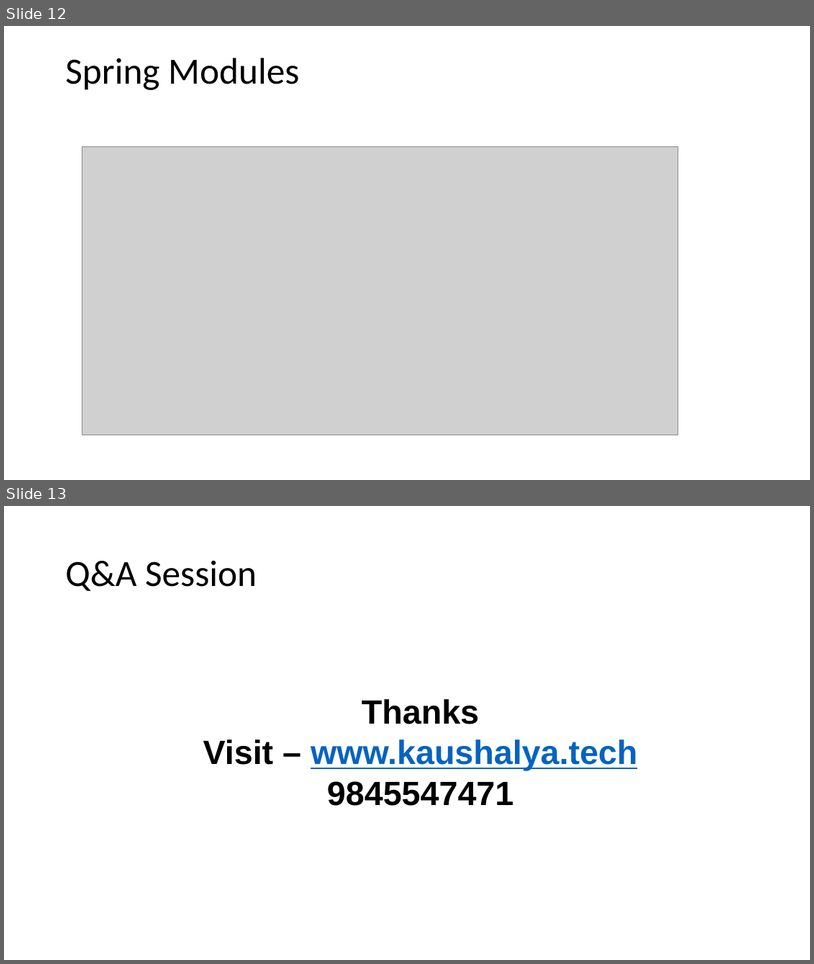
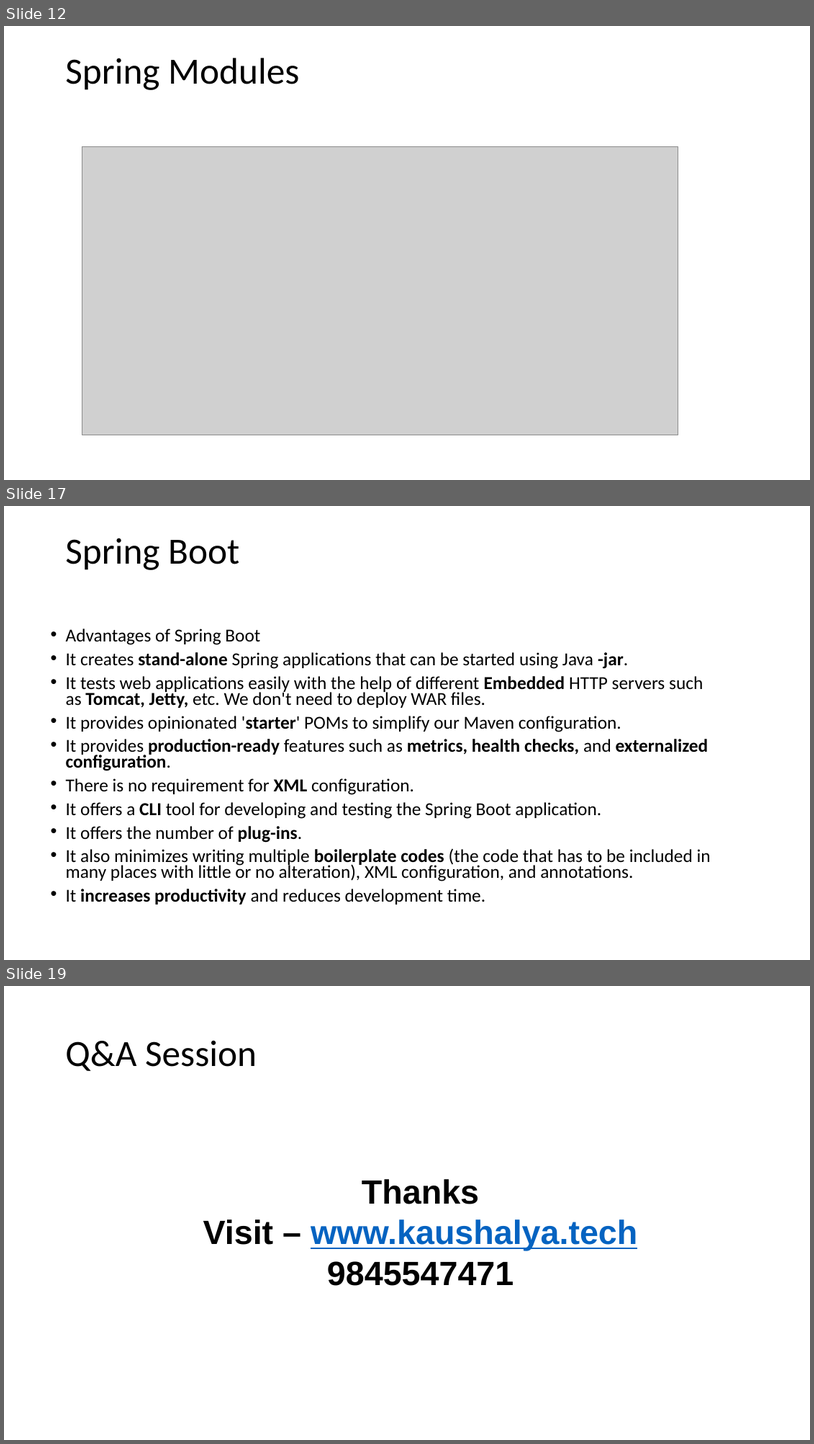
Before and after one commit to raghuprasadks/acharyafullstackfdp, a slide deck: day2/Spring.pptx. Shown one above the other, each under a label of ours: slides 12 and 13 before the commit, slides 12, 17 and 19 after it; the slides between them are not shown. The pictures are 814x964 and 814x1444 pixels, drawn with LibreOffice and Linux fonts; fonts in the diff are those of the drawing; grey boxes stand for pictures. Boxes give left, top, right and bottom in pixels: in the first picture for what was removed or moved away, otherwise in the second. Text is boxed around its words. In the diff, an @@ line names an element or a change of style, - is before the commit and + after.

```diff
--- a/day2/Spring.pptx
+++ b/day2/Spring.pptx
@@ slide 17 added at bbox=[4, 506, 810, 960], background #FFFFFF @@
@@ title added at bbox=[65, 538, 239, 570], 44 pt, text #000000 @@
+Spring Boot
@@ text added at bbox=[66, 628, 711, 904], 21.7 pt, text #000000 @@
+• Advantages of Spring Boot
+• It creates stand-alone Spring applications that can be started using Java -jar.
+• It tests web applications easily with the help of different Embedded HTTP servers such as Tomcat, Jetty, etc. We don't need to deploy WAR files.
+• It provides opinionated 'starter' POMs to simplify our Maven configuration.
+• It provides production-ready features such as metrics, health checks, and externalized configuration.
+• There is no requirement for XML configuration.
+• It offers a CLI tool for developing and testing the Spring Boot application.
+• It offers the number of plug-ins.
+• It also minimizes writing multiple boilerplate codes (the code that has to be included in many places with little or no alteration), XML configuration, and annotations.
+• It increases productivity and reduces development time.
@@ what was slide 13 is now slide 19 @@
```
Also in this commit, not shown: 3 slides changed, 5 other slides added, 6 other files.
